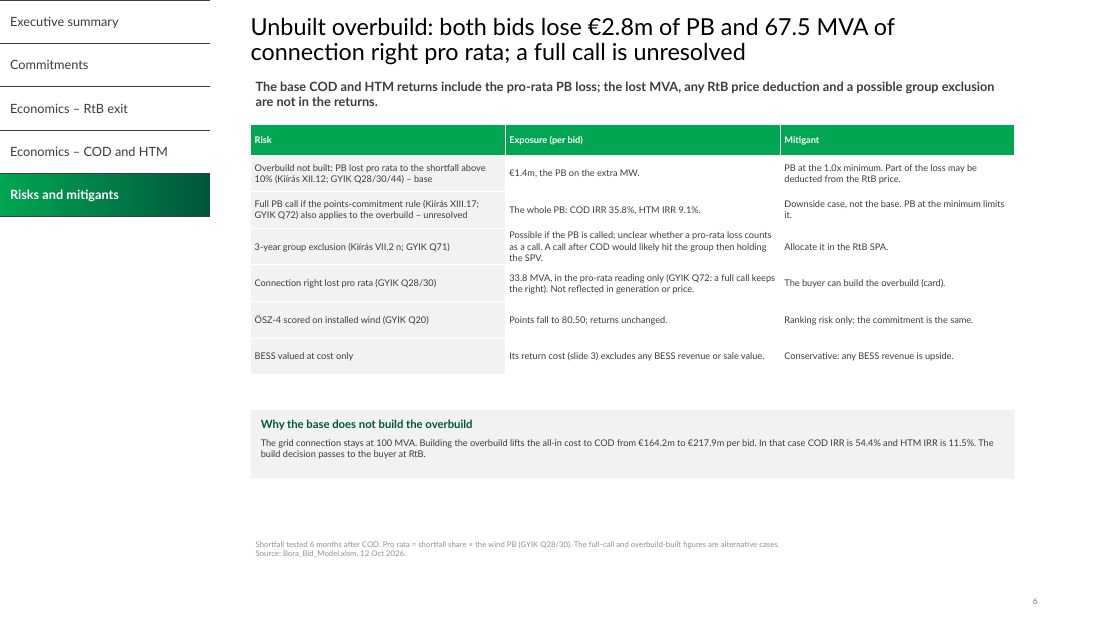
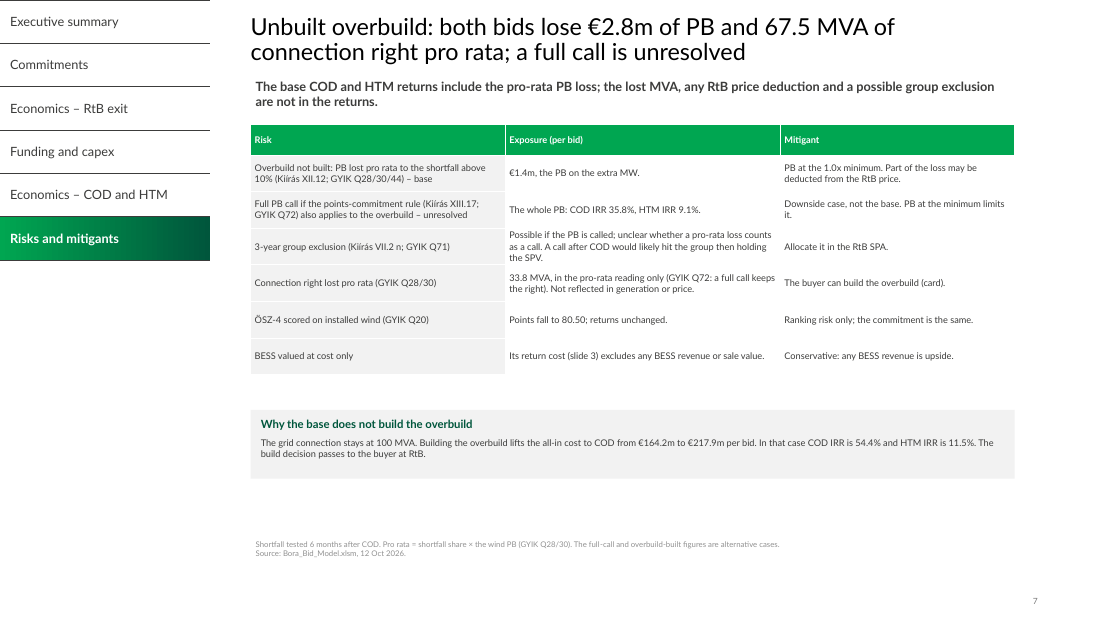
Before and after one commit to ZalanZad/FEP_modeller, a slide deck: slide 7 of projects/bora_bidding/out/Bora_Bid_IC.pptx (slide 6 before the commit). Drawn at 1120x630 pixels with LibreOffice and Linux fonts; fonts in the diff are those of the drawing; background and template pictures are left out. Boxes give left, top, right and bottom in pixels: in the first picture for what was removed or moved away, otherwise in the second. Text is boxed around its words. In the diff, an @@ line names an element or a change of style, - is before the commit and + after.

```diff
--- a/projects/bora_bidding/out/Bora_Bid_IC.pptx
+++ b/projects/bora_bidding/out/Bora_Bid_IC.pptx
@@ table at (0, 0, 210, 260) @@
+row 4: Funding and capex
@@ page number at (1033, 598, 1038, 604): text changed @@
-6
+7
```
Also in this commit, not shown: 4 other slides changed, 1 slide added, 8 other files.
